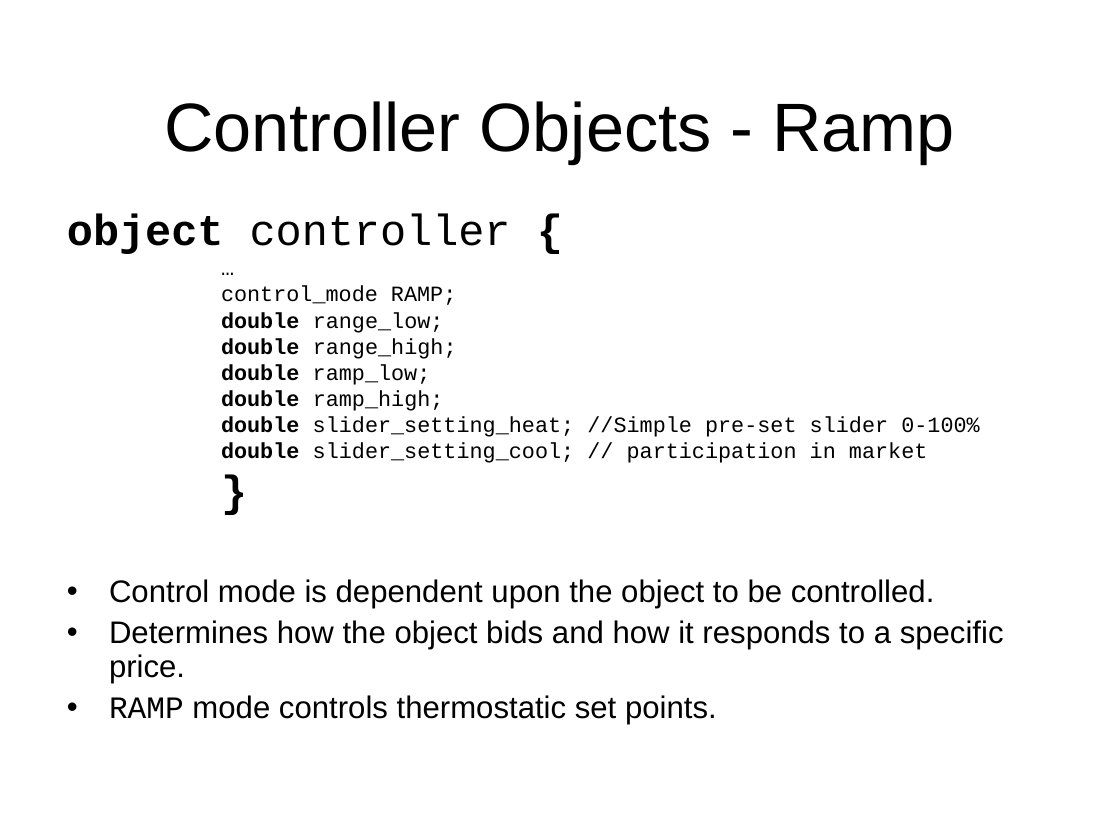
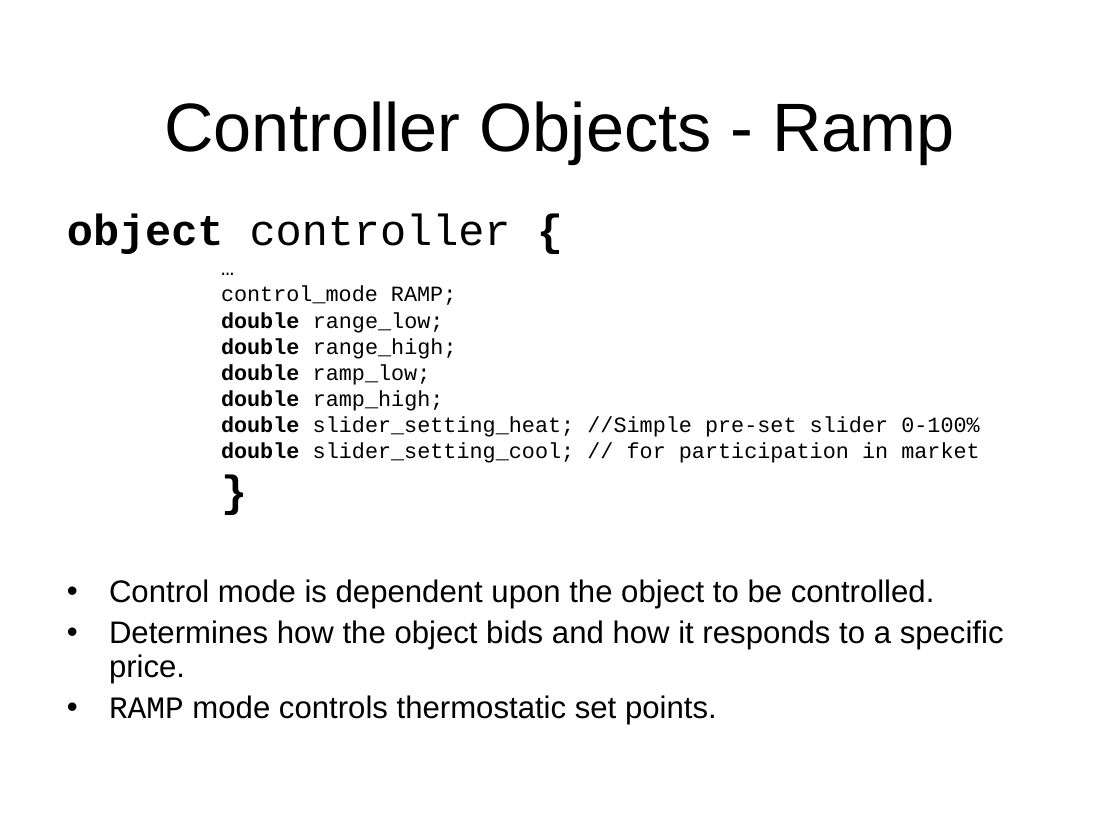
Before and after one commit to gridlab-d/course, a slide deck: slide 22 of FourDayCourse/5.1 - Market Module.ppt (slide 20 before the commit). Drawn at 1120x840 pixels with LibreOffice and Linux fonts; fonts in the diff are those of the drawing; background and template pictures are left out. Boxes give left, top, right and bottom in pixels: in the first picture for what was removed or moved away, otherwise in the second. Text is boxed around its words. In the diff, an @@ line names an element or a change of style, - is before the commit and + after.

```diff
--- a/FourDayCourse/5.1 - Market Module.ppt
+++ b/FourDayCourse/5.1 - Market Module.ppt
@@ text at (221,443,979,463): text changed @@
-double slider_setting_cool; // participation in market
+double slider_setting_cool; // for participation in market
```
Also in this commit, not shown: 7 other slides changed, 2 slides added, 12 other files.
